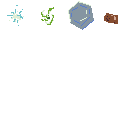
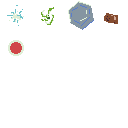
Layered file, before and after one edit (w=128, h=128). Changes by layer:
painted on "Background" over [8, 40, 24, 56]
